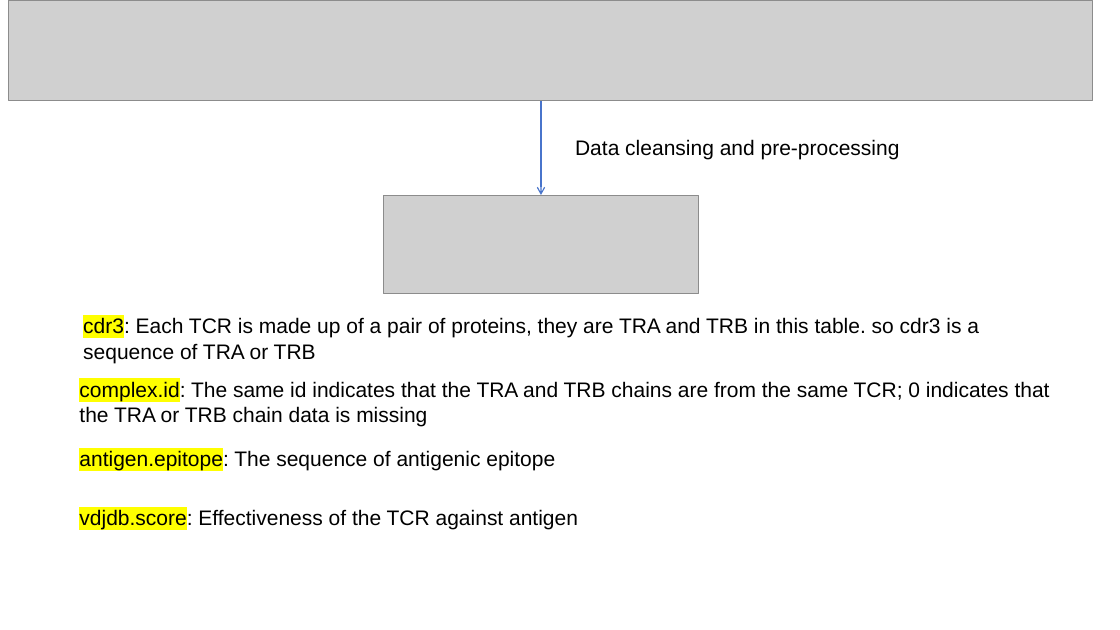
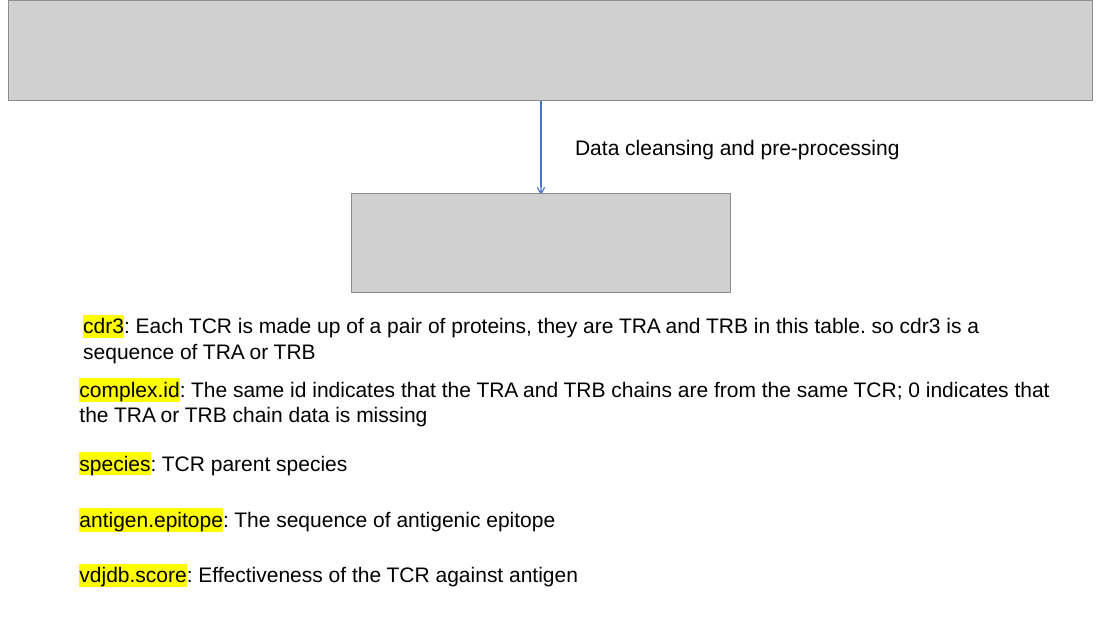
Before and after one commit to UoB-DSMP-2023-24/dsmp-2024-group03, a slide deck: slide 1 of pre.pptx. Drawn at 1120x630 pixels with LibreOffice and Linux fonts; fonts in the diff are those of the drawing; grey boxes stand for pictures. Boxes give left, top, right and bottom in pixels: in the first picture for what was removed or moved away, otherwise in the second. Text is boxed around its words. In the diff, an @@ line names an element or a change of style, - is before the commit and + after.

```diff
--- a/pre.pptx
+++ b/pre.pptx
@@ picture: place and size @@
-picture at [383,196,699,294]
+picture at [351,193,731,292]
@@ text added at [79,454,347,475], 18 pt, text #000000 @@
+species: TCR parent species
@@ text "antigen.epitope: The sequence of antigenic ...": place and size @@
-text "antigen.epitope: The sequence of antigenic ..." at [79,450,555,471]
+text "antigen.epitope: The sequence of antigenic ..." at [79,510,555,531]
@@ text "vdjdb.score: Effectiveness of the TCR ...": place and size @@
-text "vdjdb.score: Effectiveness of the TCR ..." at [79,509,578,530]
+text "vdjdb.score: Effectiveness of the TCR ..." at [79,566,578,587]
```
Also in this commit, not shown: 1 other slide changed.
